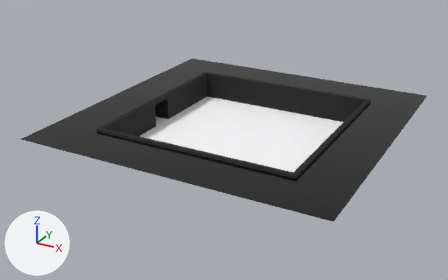
One commit to the FBX model Assets/Models/Room1x1x1.fbx: the scene before it, then after it.
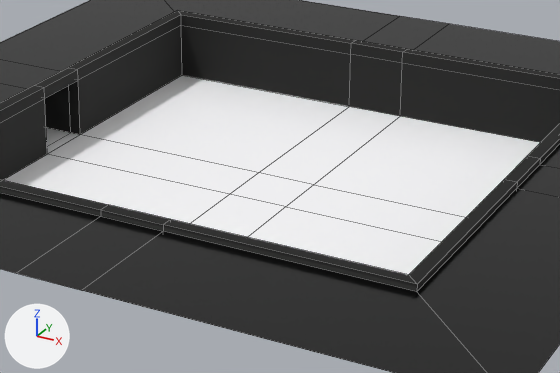
There are two pictures of each version: one whole from a 50 mm camera at (305.1, 17.4, 52.5) aimed at (247.9, 121.5, 0.5), one close up on the part from 31% to 78% of the width and 24% to 75% of the height. The axes (+X, +Y, +Z) are drawn at lower left. The lights are the same throughout. The first two pictures are the older version. The close-ups show mesh edges as thin lines. Where no turn or scale is listed for an object, it has been applied to the vertices.

The first close-up shows 'Плоскость.005'.
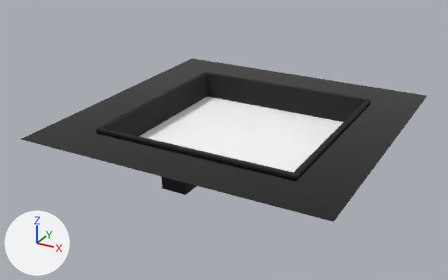
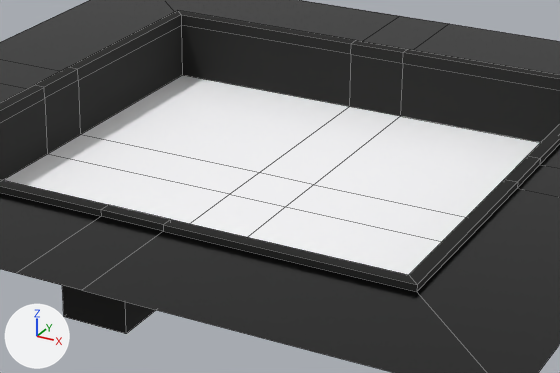
Where the newer file only moved an object's origin or applied its transform, the numbers keep the older frame.

Changed parts and their boxes [x1, y1, x2, y2] in the close-ups (560 x 373 px):
part 1 of me_плоскость_011, built on: before [45, 81, 80, 154]; after [45, 81, 156, 334]

Diff of the bpy script that builds the scene:
```diff
--- a/Assets/Models/Room1x1x1.fbx.py
+++ b/Assets/Models/Room1x1x1.fbx.py
@@ me_плоскость_011 @@
 # used by ob_плоскость_005; location = (250.52, 124.2, 0.0)
-me_плоскость_011.from_pydata(...)  # 104 vertices, 100 faces; spans x -31.0..31.0, y -31.0..31.0, z 0.0..6.0
+me_плоскость_011.from_pydata(...)  # 84 vertices, 77 faces; spans x -31.0..31.0, y -31.0..31.0, z 0.0..6.0
+# me_плоскость_011 part 1
+# 24 vertices are removed from x -26.0..21.0, y -21.0..21.0, z 0.0..5.0
+# 33 faces are deleted
+# 4 vertices are added at (2.5, -26.0, 0.0), (-2.5, -26.0, 0.0), (-2.5, -26.0, 5.0), (2.5, -26.0, 5.0)
+# 8 new faces join them, mat_plating (black #1e1e1d)
+# 2 new faces join them, mat_col__bathroom (white #fdfdff)
 me_плоскость_011.materials.append(mat_plating)
```
